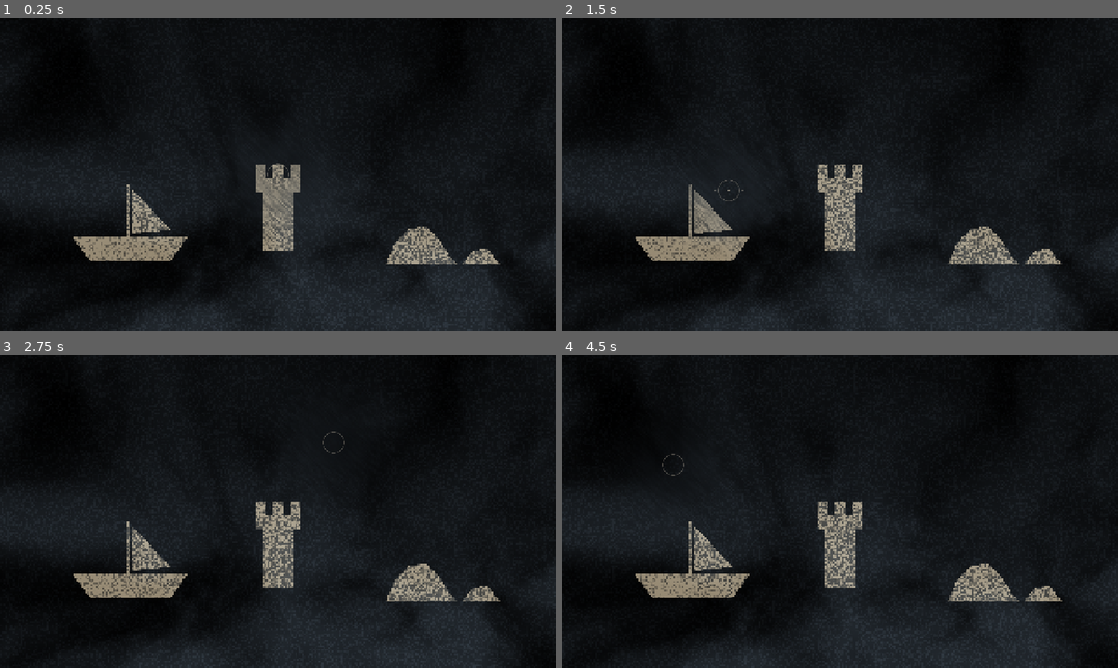
Above: before the commit, frames 1-4 (two rows, left to right).
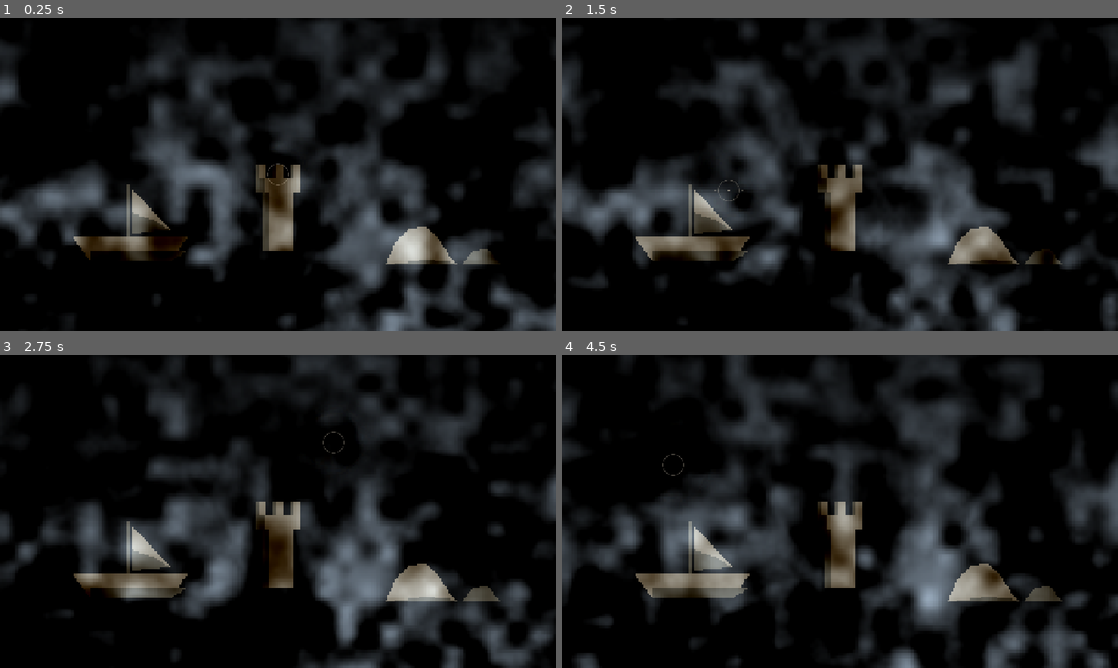
Above: after the commit, the same moments.

Repository: Dragonzhi/2026-watchout
Game: Godot game, scene res://main.tscn
Same seed, same stepped clock (60 frames per second), same inputs: the game is played once before the commit and once after it.
Inputs (mouse positions are in pixels of both pictures, inside the frame that each line leads up to):
- Up to frame 1 (0.25 s): no input
- Up to frame 2 (1.5 s): move the mouse to (962, 158) at 0.52 s; move the mouse to (728, 190) at 1.27 s
- Up to frame 3 (2.75 s): move the mouse to (333, 442) at 2.02 s
- Up to frame 4 (4.5 s): move the mouse to (812, 574) at 2.77 s; move the mouse to (1006, 558) at 3.52 s; move the mouse to (673, 464) at 4.27 s

The runs differ from the first frame. In frame 1, 36% of the frame differs, in the area x 0-100%, y 0-100%; in frame 2, 35%; in frame 3, 36%; in frame 4, 37%.

Commit message:
雾重做：零均值加法浮光，累积只抹方差、不压对比
问题：旧做法是乘法遮挡（base * trans）。累积等于对透过率求平均，
注视圈里物体被恒定压到半亮、再盖一层平均灰，所以越看越糊；
雾的主成分又是逐内像素哈希，放大 4 倍就是满屏沙点。

改法：
- SceneView 输出编码帧 v = 0.5 + 0.30*scene + 零均值雾信号，
  Display 用 decode.gdshader 还原；8 位缓冲没有负数，靠 0.5 底座承载负半周
- 雾信号 = (雾团结构 - 0.46)*0.8 + (沸腾 - 0.5)*0.78，均值约 0：
  累积后信号归零，露出来的是底下东西本身，不再积灰
- 雾的形用域扭曲 fbm，沸腾用每帧换相位的软噪声（10 内像素一团），去掉逐像素哈希
- 注视衰减改成 0.3r 平台 + 噪声扰动边界，不再是正圆镜头边
- 三个剪影改两级墨色＋底部压暗，显影出来有体积
- decay 默认 0.993、gaze_radius 0.30、noise_strength 1.0（语义＝雾的振幅）

验证：headless 零报错；帧间差 圈内 9.1／圈外 21.8，两秒差 圈内 16.3／圈外 22.0

Diff:
--- a/Godot/main.tscn
+++ b/Godot/main.tscn
@@ -5,6 +5,7 @@
 [ext_resource type="Script" path="res://scripts/shapes.gd" id="3_shapes"]
 [ext_resource type="Shader" path="res://scripts/accumulate.gdshader" id="4_acc"]
 [ext_resource type="Script" path="res://scripts/gaze_marker.gd" id="5_gaze"]
+[ext_resource type="Shader" path="res://scripts/decode.gdshader" id="6_decode"]
 
 [sub_resource type="ShaderMaterial" id="Mat_fog"]
 shader = ExtResource("2_fog")
@@ -14,6 +15,9 @@
 
 [sub_resource type="ShaderMaterial" id="Mat_acc_b"]
 shader = ExtResource("4_acc")
+
+[sub_resource type="ShaderMaterial" id="Mat_decode"]
+shader = ExtResource("6_decode")
 
 [node name="Main" type="Control"]
 layout_mode = 3
@@ -67,6 +71,7 @@
 offset_bottom = 180.0
 
 [node name="Display" type="TextureRect" parent="."]
+material = SubResource("Mat_decode")
 texture_filter = 1
 layout_mode = 1
 anchors_preset = 15
--- a/Godot/project.godot
+++ b/Godot/project.godot
@@ -32,4 +32,3 @@
 
 renderer/rendering_method="gl_compatibility"
 renderer/rendering_method.mobile="gl_compatibility"
-environment/defaults/default_clear_color=Color(0, 0, 0, 1)
--- a/Godot/scripts/accum_controller.gd
+++ b/Godot/scripts/accum_controller.gd
@@ -11,7 +11,7 @@
 const AUTO_GAZE := Vector2(0.503, 0.61)   # 自动截图时的注视点：正对中间那座墩台
 const AUTO_SHOT_DELAY := 6.0
 
-@export_range(0.90, 0.999, 0.001) var decay: float = 0.99:
+@export_range(0.90, 0.999, 0.001) var decay: float = 0.993:
 	set(value):
 		decay = clampf(value, 0.90, 0.999)
 		_push_params()
@@ -19,7 +19,7 @@
 	set(value):
 		gaze_radius = maxf(value, 0.02)
 		_push_params()
-@export_range(0.0, 1.0, 0.01) var noise_strength: float = 0.45:
+@export_range(0.0, 1.0, 0.01) var noise_strength: float = 0.85:
 	set(value):
 		noise_strength = clampf(value, 0.0, 1.0)
 		_push_params()
@@ -193,4 +193,7 @@
 	await get_tree().process_frame
 	await get_tree().process_frame
 	await capture_screenshot("check_t2")
+	# 再等两秒抓一张：两张之差就是「雾还在不在动」。冻住了说明累积收敛成静止图。
+	await get_tree().create_timer(2.0).timeout
+	await capture_screenshot("check_t3")
 	get_tree().quit()
--- a/Godot/scripts/accumulate.gdshader
+++ b/Godot/scripts/accumulate.gdshader
@@ -12,10 +12,27 @@
 uniform float aspect : hint_range(0.5, 4.0) = 1.7777778;
 uniform float prime : hint_range(0.0, 1.0) = 0.0;
 
+float hash12(vec2 p) {
+	vec3 p3 = fract(vec3(p.xyx) * 0.1031);
+	p3 += dot(p3, p3.yzx + 33.33);
+	return fract((p3.x + p3.y) * p3.z);
+}
+
+float value_noise(vec2 p) {
+	vec2 i = floor(p);
+	vec2 f = fract(p);
+	f = f * f * (3.0 - 2.0 * f);
+	return mix(mix(hash12(i), hash12(i + vec2(1.0, 0.0)), f.x),
+	           mix(hash12(i + vec2(0.0, 1.0)), hash12(i + vec2(1.0, 1.0)), f.x), f.y);
+}
+
 void fragment() {
 	// 把 x 乘上宽高比，注视圈在 16:9 里才是圆的而不是扁的。
 	vec2 d = (UV - gaze_uv) * vec2(aspect, 1.0);
-	float focus = 1.0 - smoothstep(0.0, gaze_radius, length(d));
+	// 清出来的边界不能是正圆——正圆一眼就是镜头。用慢噪声把半径揉一下，
+	// 让雾像是被揉开的，不是被一个圈擦掉的。
+	float wobble = 1.0 + (value_noise(UV * vec2(5.0, 3.0) + vec2(TIME * 0.015, 0.0)) - 0.5) * 0.85;
+	float focus = 1.0 - smoothstep(gaze_radius * 0.30, gaze_radius * 1.10, length(d) * wobble);
 
 	// acc = mix(prev, cur, w)。这里写等价形式：
 	// keep 是「保留过去」的权重，w = 1 - keep。
@@ -29,5 +46,9 @@
 	// 注视点外 keep -> 0：每帧直接退回当前噪声，永远看不清。
 	// 注意：这里不能再乘任何「注视点内提亮」。缓冲区是反馈回路，
 	// 每一帧乘一次增益会指数放大，几秒后注视点内会烧成一片白。
-	COLOR = vec4(mix(cur, prev, keep), 1.0);
+	// 试过在这里加半个色阶的抖动去压等高线，结果在暗部变成一层看得见的沙点，撤掉了。
+	// 现在靠「边界用噪声揉开」来避免正圆的镜头感，不靠抖动。
+	float dither = 0.0;
+
+	COLOR = vec4(clamp(mix(cur, prev, keep) + dither, 0.0, 1.0), 1.0);
 }
--- /dev/null
+++ b/Godot/scripts/decode.gdshader
@@ -0,0 +1,12 @@
+shader_type canvas_item;
+render_mode unshaded;
+
+// 把累积缓冲的编码还原成屏幕颜色：v = 0.5 + 0.30 * scene + 雾信号。
+// 底座 0.5 解出来是纯黑——所以注视点里累积干净的那一块，底色是真的黑。
+uniform float base_offset = 0.5;
+uniform float scene_scale = 0.30;
+
+void fragment() {
+	vec3 v = texture(TEXTURE, UV).rgb;
+	COLOR = vec4(clamp((v - vec3(base_offset)) / scene_scale, 0.0, 1.0), 1.0);
+}
--- a/Godot/scripts/fog.gdshader
+++ b/Godot/scripts/fog.gdshader
@@ -1,16 +1,19 @@
 shader_type canvas_item;
 render_mode unshaded;
 
-// 雾层：读取它下面的静态目标，用一层一直在动的雾把目标遮住。
-// 雾必须一直在动，否则累积几秒就收敛成一张静止清晰图，「看得越清越是过去」当场失效。
+// 这一层输出的不是屏幕颜色，是一帧「带偏移的编码」：
+//     v = 0.5 + 0.30 * scene + fog_signal       （fog_signal 的均值 ≈ 0）
+// Display 上的 decode.gdshader 把它减掉底座再放大回去。
 //
-// 两件事分开做：
-//   遮挡——每帧重抽的颗粒决定这个像素这一帧被雾吃掉多少（动的，会被累积平均掉）
-//   微光——大团的慢雾自己发一点冷光，给黑底一点体积
+// 为什么非这么绕：8 位缓冲没有负数。雾要被累积平均掉、又不能在注视圈里留下一层灰，
+// 就必须是零均值信号——亮的雾团（正）和暗的雾团（负）一样多。
+// 累积之后信号归零，露出来的就是底下的东西本身；周围那一帧里，正的一半把它糊掉、
+// 负的一半直接把它抹黑。
 uniform sampler2D screen_tex : hint_screen_texture, filter_nearest;
-uniform float noise_strength : hint_range(0.0, 1.0) = 0.60;   // 遮蔽强度
-uniform float glow_strength : hint_range(0.0, 0.8) = 0.34;    // 雾自身的微光
+uniform float noise_strength : hint_range(0.0, 1.0) = 1.0;   // 雾的振幅（编码空间）
 uniform float time_scale : hint_range(0.0, 4.0) = 1.0;
+
+const vec3 FOG_COL = vec3(0.60, 0.67, 0.74);
 
 float hash12(vec2 p) {
 	vec3 p3 = fract(vec3(p.xyx) * 0.1031);
@@ -18,6 +21,7 @@
 	return fract((p3.x + p3.y) * p3.z);
 }
 
+// 平滑插值的值噪声：放大 4 倍后是软团，不是沙点。
 float value_noise(vec2 p) {
 	vec2 i = floor(p);
 	vec2 f = fract(p);
@@ -41,31 +45,29 @@
 }
 
 void fragment() {
-	vec3 base = texture(screen_tex, SCREEN_UV).rgb;
+	vec3 scene = texture(screen_tex, SCREEN_UV).rgb;
 	float t = TIME * time_scale;
 	vec2 uv = SCREEN_UV;
 
-	// 慢雾：域扭曲过的多倍频噪声，整体横向漂移，底边更厚（海面起雾）。
-	vec2 q = uv * vec2(5.5, 3.2) + vec2(t * 0.022, -t * 0.006);
-	float w1 = fbm(q * 0.60 + vec2(t * 0.010, 0.0));
-	float w2 = fbm(q * 0.60 + vec2(7.3, 2.1) - vec2(0.0, t * 0.008));
-	float n = fbm(q + vec2(w1 * 1.6 - w2 * 0.6, w2 * 0.8));
-	n = smoothstep(0.18, 0.82, n);
-	n *= mix(0.45, 1.0, smoothstep(0.10, 0.98, uv.y));
+	// ── 形：域扭曲的多倍频噪声，横向慢漂，底边更厚（海面起雾）
+	vec2 q = uv * vec2(4.6, 2.7) + vec2(t * 0.026, -t * 0.006);
+	float w1 = fbm(q * 0.62 + vec2(t * 0.011, 0.0));
+	float w2 = fbm(q * 0.62 + vec2(7.3, 2.1) - vec2(0.0, t * 0.009));
+	float big = fbm(q + vec2(w1 * 1.5 - w2 * 0.5, w2 * 0.9));
+	float mid = fbm(uv * vec2(12.0, 7.0) + vec2(-t * 0.045, t * 0.018) + w1 * 0.6);
+	float raw = big * 0.65 + mid * 0.35;
+	float shape = smoothstep(0.28, 0.84, raw);                  // 雾团的结构，0..1
+	float thick = mix(0.55, 1.30, smoothstep(0.0, 0.88, uv.y));  // 底边厚的只是振幅，不是均值
 
-	// 每帧重抽的颗粒：这一层在累积里被平均掉，是「看得清／看不清」的分界线。
-	vec2 px = floor(uv / SCREEN_PIXEL_SIZE);
-	float grain = hash12(px + floor(t * 53.0)) - 0.5;
+	// ── 动：十来个内像素一团的软噪声，每帧换相位。
+	// 刻意不用逐像素哈希——那在 Nearest 放大后是满屏沙点，就是「灰尘」的来源。
+	float phase = floor(t * 22.0);
+	float boil = value_noise(uv * vec2(26.0, 15.0) + vec2(phase * 4.13, phase * 2.71));
 
-	// 遮挡密度：颗粒权重很大，所以目标每一帧都会被吃掉一半、露出一半，
-	// 轮廓连不起来；只有停止抖动（累积）之后，形状才连成一片。
-	float occl = clamp((n - 0.28) * 1.3 + grain * 2.15, 0.0, 1.0);
-	float trans = clamp(1.0 - occl * noise_strength * 1.55, 0.0, 1.0);
+	// ── 零均值信号：亮的雾团（正）与暗的雾团（负）一样多，累积之后什么都不留。
+	// 底边更厚只放大振幅、不抬高均值，否则注视圈里会慢慢积出一层灰。
+	float signal = ((shape - 0.46) * 0.80 + (boil - 0.50) * 0.78) * thick;
 
-	// 雾自己的一点冷光。没有它，黑底上只有三个贴纸，看不出「雾」这个介质。
-	vec3 fog_col = vec3(0.40, 0.47, 0.54);
-	// 雾里的浮光：每帧重抽，累积会把它们抹平。这一层让「外面在动、注视点里不动」看得出来。
-	float sparkle = max(grain, 0.0) * 0.30 * (0.35 + 0.65 * n);
-	vec3 col = base * trans + fog_col * (glow_strength * n + sparkle);
-	COLOR = vec4(clamp(col, 0.0, 1.0), 1.0);
+	vec3 enc = vec3(0.5) + scene * 0.30 + FOG_COL * signal * noise_strength * 0.36;
+	COLOR = vec4(clamp(enc, 0.0, 1.0), 1.0);
 }
--- a/Godot/scripts/shapes.gd
+++ b/Godot/scripts/shapes.gd
@@ -3,8 +3,10 @@
 ## 雾里三个静止目标。它们不动；雾在动。
 ## 累积把动的东西平均掉，不动的东西才浮出来——所以「盯久了会显影」。
 ## 现在只是占位剪影，后面换成真的船／墩／礁。
+## 两级墨色＋底部压暗：显影出来是「一样东西」，不是一块平面灰。
 
-const INK := Color(0.58, 0.53, 0.44)
+const INK := Color(0.42, 0.38, 0.31)
+const SHADE := Color(0.24, 0.22, 0.17)
 
 
 func _draw() -> void:
@@ -12,16 +14,25 @@
 	draw_colored_polygon(PackedVector2Array([
 		Vector2(42, 126), Vector2(108, 126), Vector2(98, 140), Vector2(52, 140),
 	]), INK)
-	draw_rect(Rect2(73, 96, 2, 30), INK)
+	draw_colored_polygon(PackedVector2Array([
+		Vector2(52, 134), Vector2(108, 134), Vector2(98, 140), Vector2(52, 140),
+	]), SHADE)
+	draw_rect(Rect2(73, 96, 2, 30), SHADE)
 	draw_colored_polygon(PackedVector2Array([
 		Vector2(76, 98), Vector2(76, 124), Vector2(98, 122),
 	]), INK)
+	draw_colored_polygon(PackedVector2Array([
+		Vector2(76, 112), Vector2(76, 124), Vector2(98, 122), Vector2(88, 116),
+	]), SHADE)
 
-	# 中：墩台（塔身＋垛口）
+	# 中：墩台（塔身＋垛口，左壁压暗）
 	draw_rect(Rect2(151, 100, 18, 34), INK)
+	draw_rect(Rect2(151, 100, 4, 34), SHADE)
 	draw_rect(Rect2(147, 92, 26, 8), INK)
+	draw_rect(Rect2(147, 92, 5, 8), SHADE)
 	for i in 3:
 		draw_rect(Rect2(147 + i * 10, 84, 6, 8), INK)
+		draw_rect(Rect2(147 + i * 10, 84, 2, 8), SHADE)
 
 	# 右：礁石
 	draw_colored_polygon(PackedVector2Array([
@@ -29,5 +40,9 @@
 		Vector2(253, 127), Vector2(258, 136), Vector2(264, 142),
 	]), INK)
 	draw_colored_polygon(PackedVector2Array([
+		Vector2(222, 142), Vector2(232, 141), Vector2(244, 139), Vector2(257, 140),
+		Vector2(264, 142),
+	]), SHADE)
+	draw_colored_polygon(PackedVector2Array([
 		Vector2(266, 142), Vector2(272, 134), Vector2(281, 133), Vector2(288, 142),
-	]), INK)
+	]), SHADE)
Not shown, changed: TASKS.md
